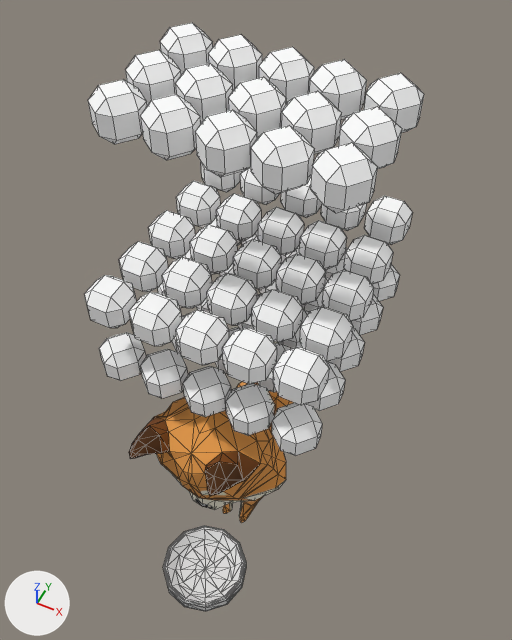
Two versions of the OBJ model ChiBaApp/app/src/main/assets/models/emptyBowl/emptyBowl_frame2.obj, one commit apart.
One viewpoint serves both versions: a 50 mm lens placed at (5.42, -10.91, 21.52), pointed at (-0.05, 0.03, 7.85). The lights are fixed; the arrows at lower left show +X, +Y and +Z. Mesh edges are drawn as thin lines. Where no turn or scale is listed for an object, it has been applied to the vertices. Vertices at the same position are counted once.

The first picture shows 'emptyBowl_frame2'.
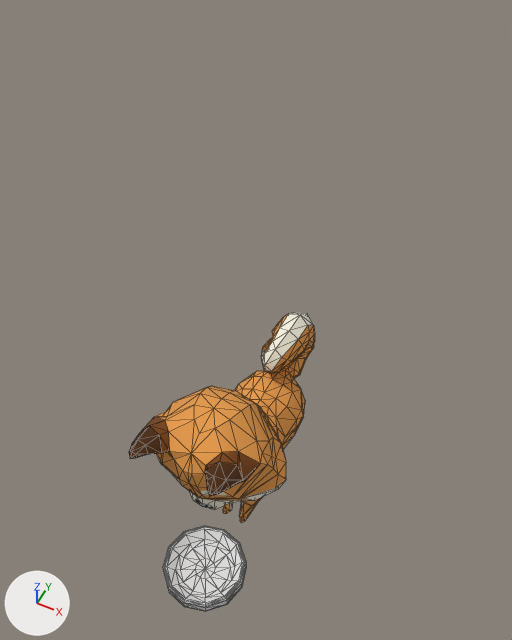
Where the change shows, as pixel boxes (x1, y1, x2, y2) in the pictures (512 x 640 px):
'emptyBowl_frame2', reshaped (45% narrower, 49% shorter): before (84, 23, 424, 611); after (129, 313, 315, 611)
part 1 of me_emptybowl_frame2, deleted: before (84, 23, 424, 456)

The change, as a diff of the scene's bpy script:
```diff
--- a/ChiBaApp/app/src/main/assets/models/emptyBowl/emptyBowl_frame2.obj.py
+++ b/ChiBaApp/app/src/main/assets/models/emptyBowl/emptyBowl_frame2.obj.py
@@ me_emptybowl_frame2 @@
 # used by ob_emptybowl_frame2; location = (0.0, 0.0, 0.0)
-me_emptybowl_frame2.from_pydata(...)  # 2304 vertices, 3158 faces; spans x -2.89..2.84, y -4.94..3.51, z 0.0..14.49
-me_emptybowl_frame2.materials.append(mat_fressnapffull_phong2sg)  # white #ffffff
+me_emptybowl_frame2.from_pydata(...)  # 744 vertices, 1468 faces; spans x -1.94..1.97, y -4.94..3.51, z 0.0..7.04
+# me_emptybowl_frame2 part 1: 65 loose pieces with 1560 vertices, spanning x -2.89..2.84, y -3.15..3.16, z 7.52..14.49, are deleted
 me_emptybowl_frame2.materials.append(mat_newrigging1_lambert2sg)
```
